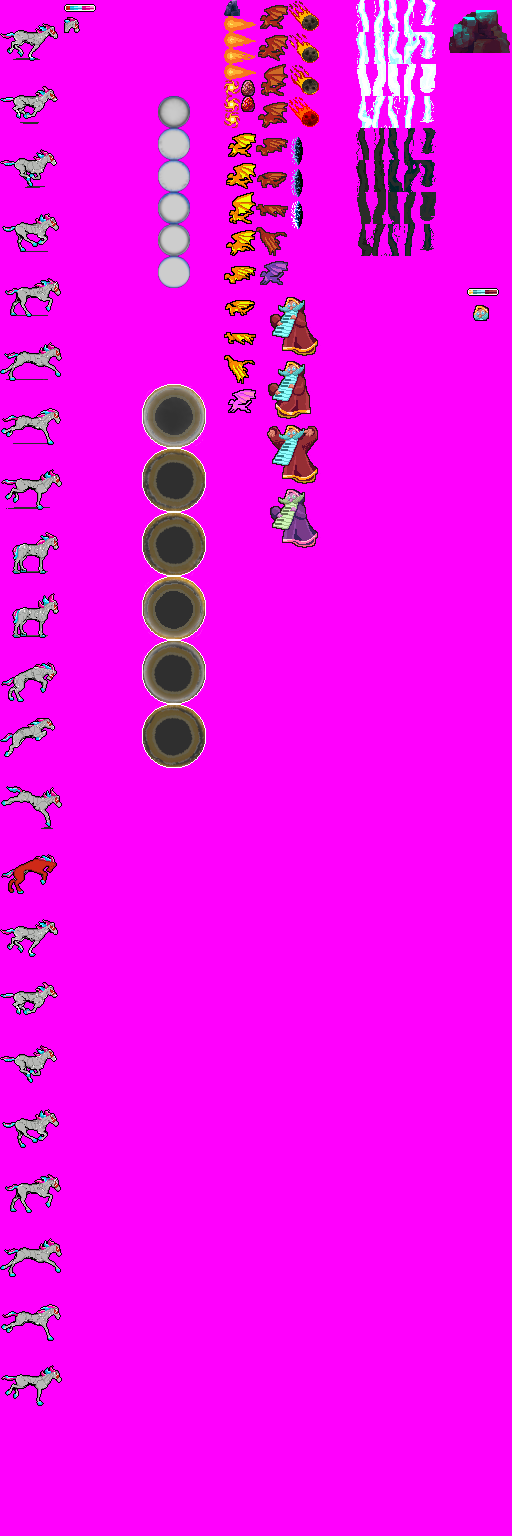
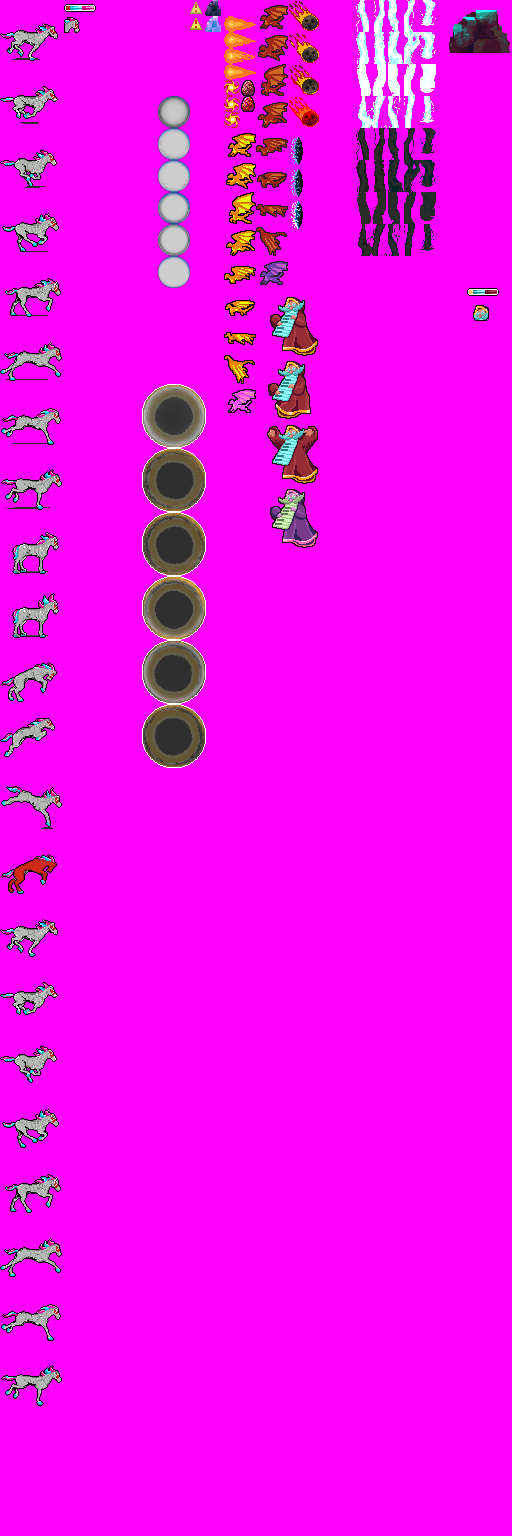
The second 512 × 1536 image is a revision of the first. Changes to its layers:
added layer "wizard_warning" above "wizard_portal" over (x1=190, y1=2, x2=202, y2=30)
painted on "wizard_minirock" over (x1=205, y1=0, x2=240, y2=32)
